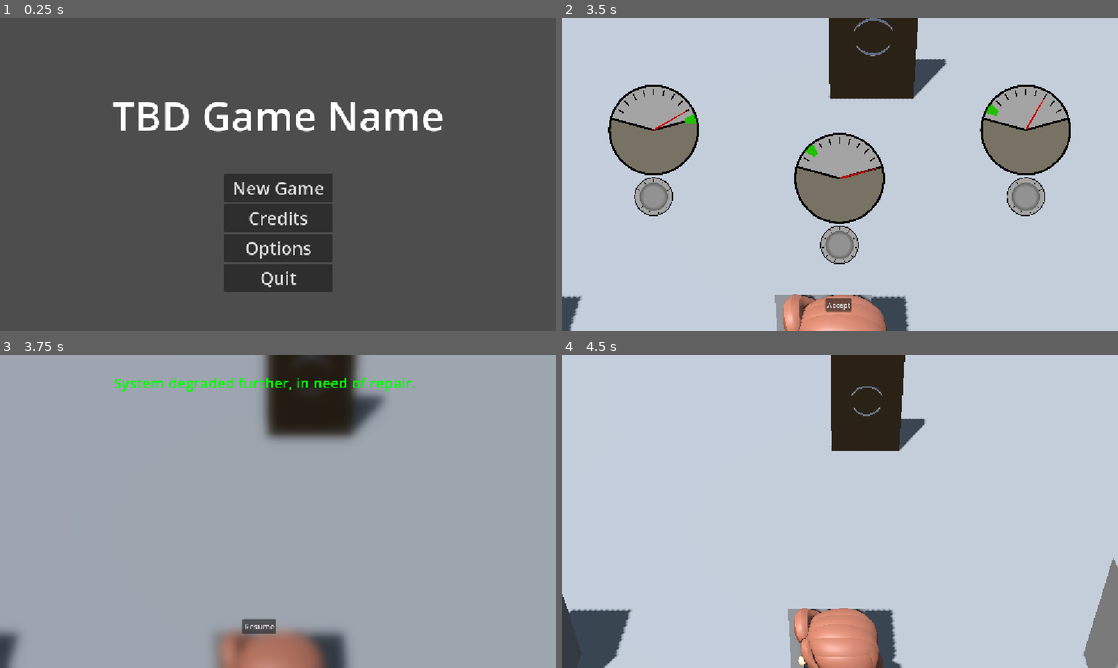
Above: before the commit, frames 1-4 (two rows, left to right).
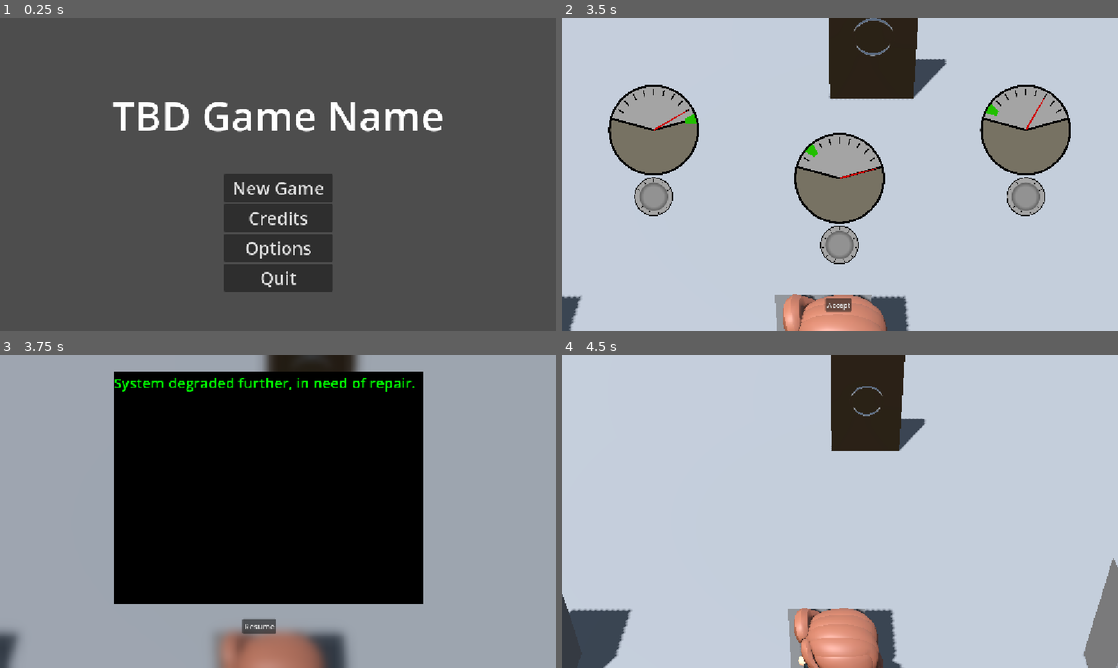
Above: after the commit, the same moments.

Repository: Game-Jam-Studio/Brackeys-Jam-2026.2
Game: Godot game, scene res://Levels/main_menu.tscn
Two runs of this game, one before a commit and one after it. Both use one fixed random seed, a clock stepped at 60 frames per second and the inputs below.
Inputs (mouse positions are in pixels of both pictures, inside the frame that each line leads up to):
- Up to frame 1 (0.25 s): no input
- Up to frame 2 (3.5 s): click "New Game" at 0.5 s; tap Enter at 1.25 s; move the mouse to (962, 158) at 1.27 s; hold E (interact) 1.28-2 s; click (962, 158) at 1.42 s; drag from (728, 190) to (812, 237) at 2.02 s; move the mouse to (895, 105) at 2.77 s; hold E (interact) from 2.78 s (still down)
- Up to frame 3 (3.75 s): release E (interact) at 3.5 s; click "Accept" at 3.5 s
- Up to frame 4 (4.5 s): click "Resume" at 4.25 s

Frames 1-2 are identical in both runs. In frame 3, 41% of the frame differs, in the area x 20-77%, y 5-80%; in frame 4, nothing differs.

Commit message:
minor cleanup

Diff:
--- a/brackeys-jam-2026.2/JonathanJunk/jclinton_test_scene.tscn
+++ /dev/null
@@ -1,86 +0,0 @@
-[gd_scene format=3 uid="uid://bdmven52qnhhq"]
-
-[ext_resource type="Script" uid="uid://bacj5kqesd8ml" path="res://Taylor/level.gd" id="1_bponl"]
-[ext_resource type="PackedScene" uid="uid://bs72ogkvdd7d6" path="res://addons/proto_controller/proto_controller.tscn" id="2_v27uc"]
-[ext_resource type="Script" uid="uid://cn1dyylbrayw0" path="res://Scripts/Common/camera_3d.gd" id="3_w6vry"]
-[ext_resource type="PackedScene" uid="uid://cyf0si2728nr" path="res://Prefabs/UI/pause_menu.tscn" id="4_bccbx"]
-[ext_resource type="PackedScene" uid="uid://ci5idjqd5cg5o" path="res://Prefabs/Actors/repair_station.tscn" id="5_45ust"]
-[ext_resource type="PackedScene" uid="uid://fa5imaomcpyx" path="res://Prefabs/Actors/door.tscn" id="6_x8o5k"]
-
-[sub_resource type="ProceduralSkyMaterial" id="ProceduralSkyMaterial_0tpda"]
-sky_horizon_color = Color(0.66224277, 0.6717428, 0.6867428, 1)
-ground_horizon_color = Color(0.66224277, 0.6717428, 0.6867428, 1)
-
-[sub_resource type="Sky" id="Sky_vlngc"]
-sky_material = SubResource("ProceduralSkyMaterial_0tpda")
-
-[sub_resource type="Environment" id="Environment_v111v"]
-background_mode = 2
-sky = SubResource("Sky_vlngc")
-glow_enabled = true
-
-[sub_resource type="NavigationMesh" id="NavigationMesh_i0uuj"]
-vertices = PackedVector3Array(-24.5, 0.23099205, -24.5, -24.5, 0.23099205, 24.5, 24.5, 0.23099205, 24.5, 24.5, 0.23099205, -24.5)
-polygons = [PackedInt32Array(3, 2, 0), PackedInt32Array(0, 2, 1)]
-
-[sub_resource type="BoxMesh" id="BoxMesh_gl5qx"]
-
-[sub_resource type="BoxShape3D" id="BoxShape3D_i0uuj"]
-size = Vector3(50, 0.2, 50)
-
-[node name="World" type="Node3D" unique_id=1609880321]
-script = ExtResource("1_bponl")
-
-[node name="WorldEnvironment" type="WorldEnvironment" parent="." unique_id=506885620]
-environment = SubResource("Environment_v111v")
-
-[node name="DirectionalLight3D" type="DirectionalLight3D" parent="." unique_id=1025473701]
-transform = Transform3D(-0.8660254, -0.43301278, 0.25, 0, 0.49999997, 0.86602545, -0.50000006, 0.75, -0.43301266, 0, 0, 0)
-shadow_enabled = true
-
-[node name="Player" parent="." unique_id=2087870960 instance=ExtResource("2_v27uc")]
-transform = Transform3D(1, 0, 0, 0, 1, 0, 0, 0, 1, 0, 0, 1.7121282)
-
-[node name="Camera3D" type="Camera3D" parent="." unique_id=836225841 node_paths=PackedStringArray("player_character")]
-unique_name_in_owner = true
-transform = Transform3D(-1, -5.3250616e-08, 6.933335e-08, 0, 0.7930811, 0.6091161, -8.742278e-08, 0.6091161, -0.7930811, -1.08226324e-07, 8.51763, -4.329035)
-cull_mask = 1048573
-script = ExtResource("3_w6vry")
-player_character = NodePath("../Player")
-
-[node name="NavigationRegion3D" type="NavigationRegion3D" parent="." unique_id=1597373376]
-transform = Transform3D(1, 0, 0, 0, 1, 0, 0, 0, 1, 0.01343441, -0.01240921, -0.04453659)
-navigation_mesh = SubResource("NavigationMesh_i0uuj")
-
-[node name="Floor" type="StaticBody3D" parent="NavigationRegion3D" unique_id=1647781016]
-
-[node name="MeshInstance3D" type="MeshInstance3D" parent="NavigationRegion3D/Floor" unique_id=63868684]
-transform = Transform3D(50, 0, 0, 0, 0.2, 0, 0, 0, 50, 0, -0.169, 0)
-mesh = SubResource("BoxMesh_gl5qx")
-
-[node name="CollisionShape3D" type="CollisionShape3D" parent="NavigationRegion3D/Floor" unique_id=1176603071]
-transform = Transform3D(1, 0, 0, 0, 1, 0, 0, 0, 1, 0, -0.16900796, 0)
-shape = SubResource("BoxShape3D_i0uuj")
-
-[node name="UI" type="CanvasLayer" parent="." unique_id=81569447]
-
-[node name="PauseMenu" parent="UI" unique_id=1764100914 instance=ExtResource("4_bccbx")]
-unique_name_in_owner = true
-
-[node name="StaticBody3D" parent="." unique_id=1990939064 instance=ExtResource("5_45ust")]
-transform = Transform3D(-1, 0, 8.742278e-08, 0, 1, 0, -8.742278e-08, 0, -1, 4.2427278, 0.91858387, 5.695434)
-is_broken = true
-
-[node name="StaticBody3D2" parent="." unique_id=1560707899 instance=ExtResource("5_45ust")]
-transform = Transform3D(-1, 0, 8.742278e-08, 0, 1, 0, -8.742278e-08, 0, -1, -0.13335466, 0.91858387, 5.6954336)
-system_id = "Steam"
-is_broken = true
-
-[node name="StaticBody3D3" parent="." unique_id=252793024 instance=ExtResource("5_45ust")]
-transform = Transform3D(-1, 0, 8.742278e-08, 0, 1, 0, -8.742278e-08, 0, -1, -4.629835, 0.91858387, 5.695433)
-system_id = "Rhythm"
-is_broken = true
-
-[node name="Door" parent="." unique_id=490510366 instance=ExtResource("6_x8o5k")]
-transform = Transform3D(-1, 0, -8.742278e-08, 0, 1, 0, 8.742278e-08, 0, -1, -1.6211911, 1.168581, 12.169495)
-is_locked = false
--- a/brackeys-jam-2026.2/Prefabs/UI/terminal_ui.tscn
+++ b/brackeys-jam-2026.2/Prefabs/UI/terminal_ui.tscn
@@ -1,8 +1,8 @@
 [gd_scene format=3 uid="uid://m06rh5uwq514"]
 
 [ext_resource type="Script" uid="uid://sork7ar11xek" path="res://Scripts/Common/terminal_ui_manager.gd" id="1_iqysy"]
-[ext_resource type="Texture2D" uid="uid://ckgg778w3hm0b" path="res://JonathanJunk/D.png" id="2_gjlas"]
 [ext_resource type="Shader" uid="uid://borudwi3h4g4d" path="res://Art/Shaders/pause_menu.gdshader" id="2_n2ccl"]
+[ext_resource type="Texture2D" uid="uid://b7wgu2451a1wo" path="res://Art/2D/Placeholder/whitebox.png" id="3_n2ccl"]
 
 [sub_resource type="ShaderMaterial" id="ShaderMaterial_d4jte"]
 shader = ExtResource("2_n2ccl")
@@ -49,7 +49,7 @@
 offset_bottom = 516.0
 focus_mode = 3
 mouse_filter = 0
-texture = ExtResource("2_gjlas")
+texture = ExtResource("3_n2ccl")
 expand_mode = 2
 stretch_mode = 1
 
Binary file added: brackeys-jam-2026.2/Art/2D/Placeholder/whitebox.png
Not shown, added: brackeys-jam-2026.2/Art/2D/Placeholder/whitebox.png.import
